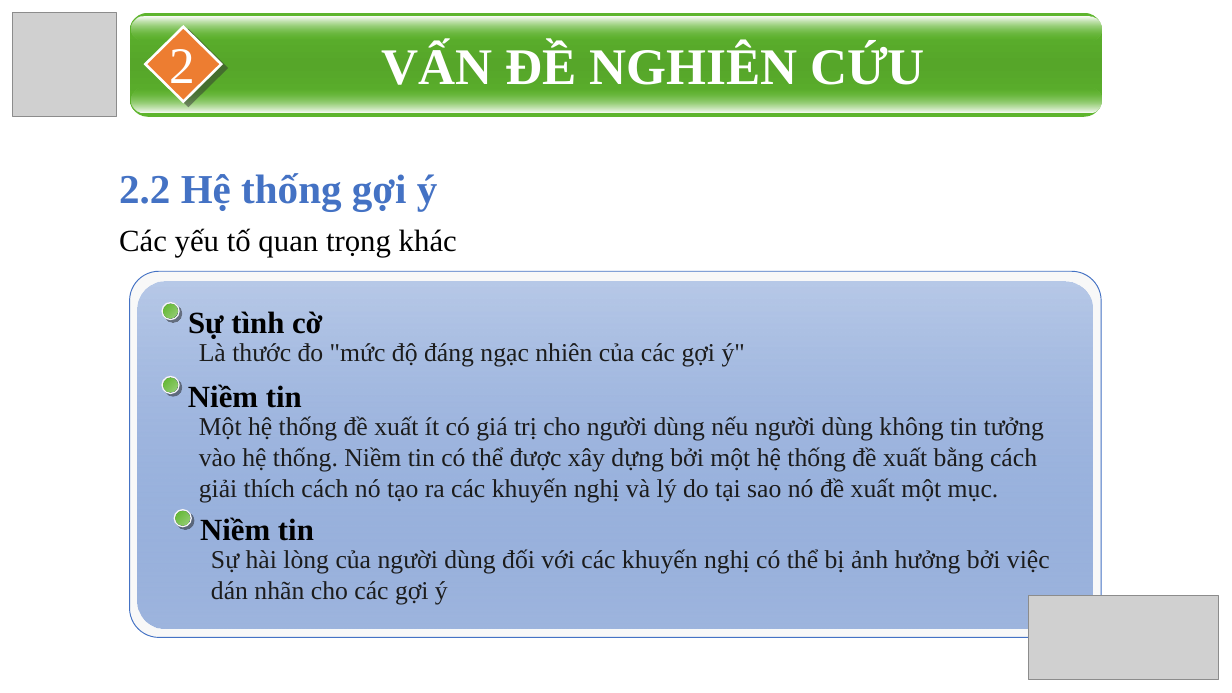
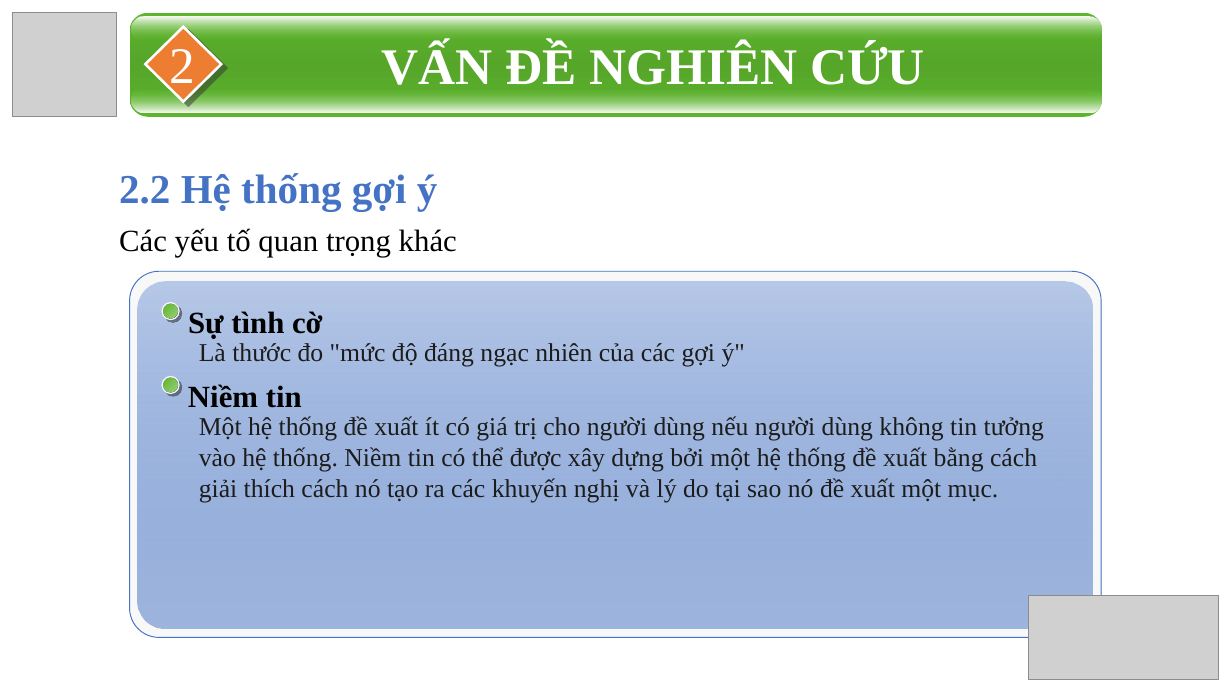
Before and after one commit to 2iamhuyvu/DATN, a slide deck: slide 16 of DATN.pptx (slide 17 before the commit). Drawn at 1232x693 pixels with LibreOffice and Linux fonts; fonts in the diff are those of the drawing; grey boxes stand for pictures. Boxes give left, top, right and bottom in pixels: in the first picture for what was removed or moved away, otherwise in the second. Text is boxed around its words. In the diff, an @@ line names an element or a change of style, - is before the commit and + after.

Commit message:
final

```diff
--- a/DATN.pptx
+++ b/DATN.pptx
@@ ellipse removed at [175,510,191,527] @@
@@ ellipse removed at [176,511,189,525] @@
@@ text removed at [200,517,314,541] @@
-Niềm tin
@@ text removed at [211,549,1050,605] @@
-Sự hài lòng của người dùng đối với các khuyến nghị có thể bị ảnh hưởng bởi việc dán nhãn cho các gợi ý
```
Also in this commit, not shown: 8 other slides changed, 1 slide removed.
